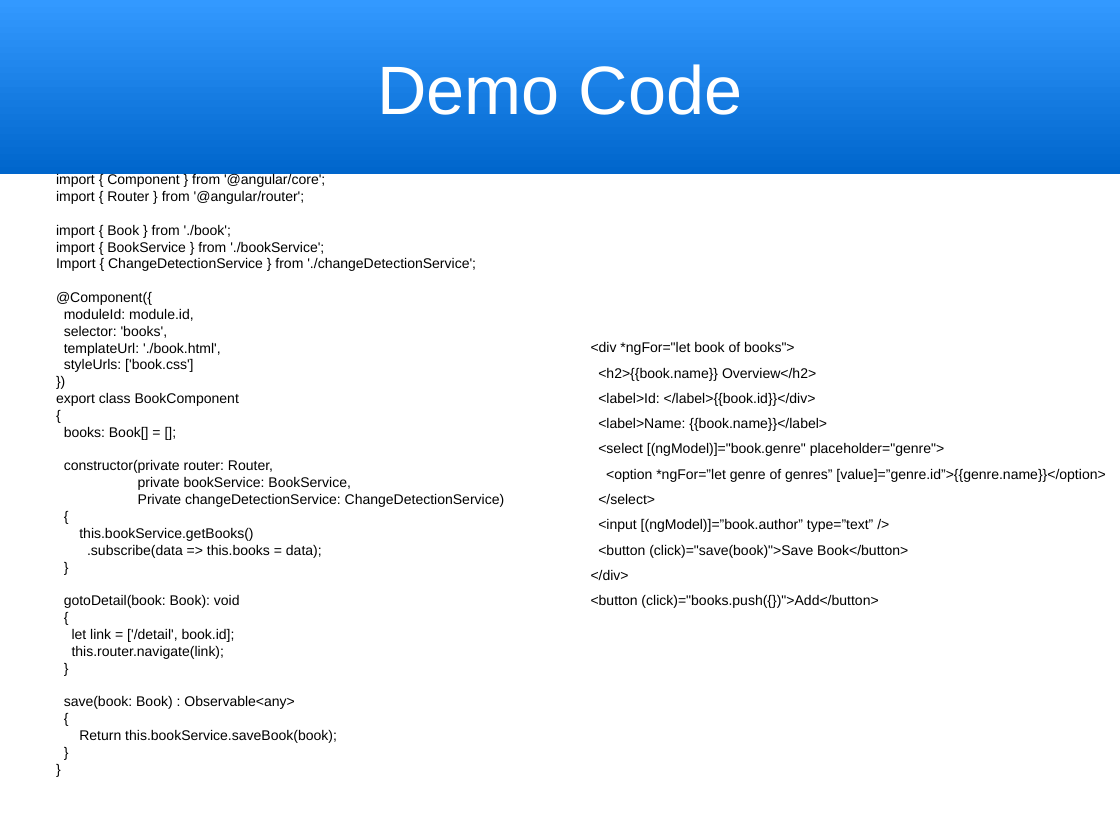
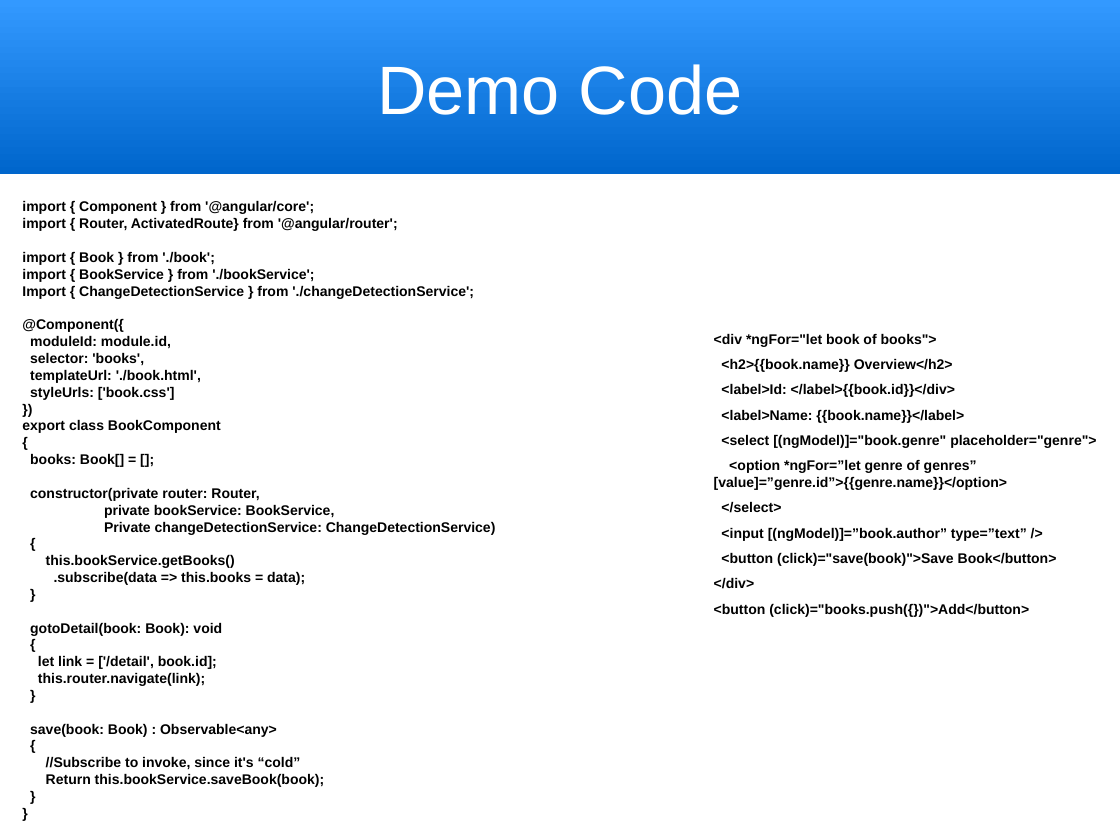
Before and after one commit to trognus/devcon2016, a slide deck: slide 12 of devconNg2.odp. Drawn at 1120x840 pixels with LibreOffice and Linux fonts; fonts in the diff are those of the drawing. Boxes give left, top, right and bottom in pixels: in the first picture for what was removed or moved away, otherwise in the second. Text is boxed around its words. In the diff, an @@ line names an element or a change of style, - is before the commit and + after.

```diff
--- a/devconNg2.odp
+++ b/devconNg2.odp
@@ text "import { Component } from ...": place and size @@
-text "import { Component } from ..." at (56, 191, 505, 743)
+text "import { Component } from ..." at (22, 201, 496, 787)
@@ text at (22, 201, 496, 787): bold on in "import { Component } from '@angular/core';", "import { Book } from './book';", "import { BookService } from './bookService';", "Import { ChangeDetectionService } from './changeDetectionSer ..." and 26 more places @@
@@ text "<div *ngFor="let book of books">": place and size @@
-text "<div *ngFor="let book of books">" at (591, 342, 1105, 608)
+text "<div *ngFor="let book of books">" at (714, 334, 1096, 617)
@@ text "<div *ngFor="let book of books">" at (714, 334, 1096, 617): bold on @@
@@ text at (22, 218, 398, 231): text changed; bold on @@
-import { Router } from '@angular/router';
+import { Router, ActivatedRoute} from '@angular/router';
@@ text at (46, 757, 301, 769): paragraph added @@
+//Subscribe to invoke, since it's “cold”
```
Also in this commit, not shown: 5 other slides changed, 6 slides added, 1 other file.
